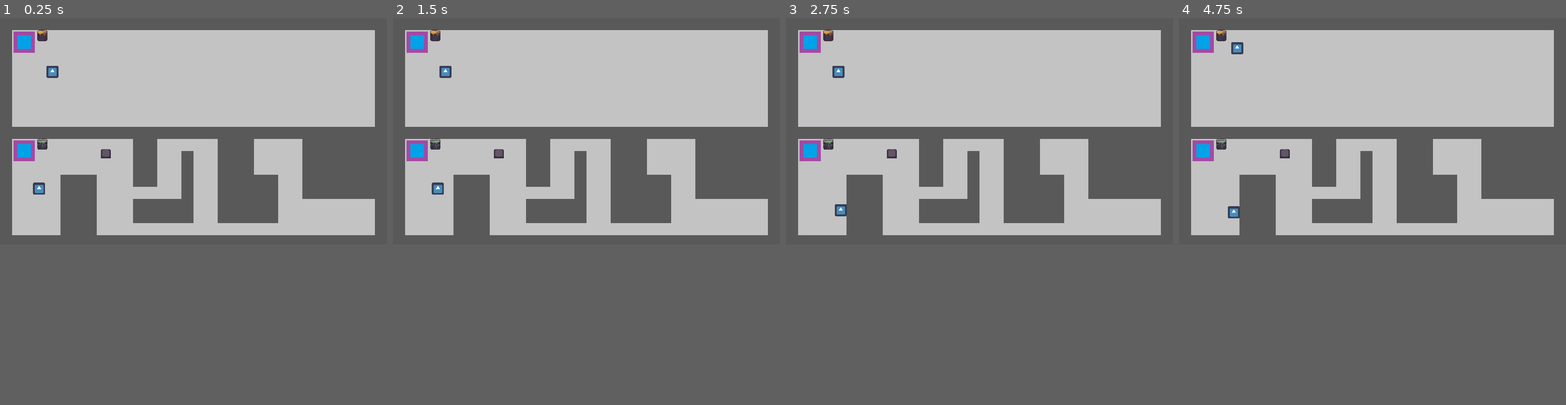
Above: before the commit, frames 1-4 (left to right).
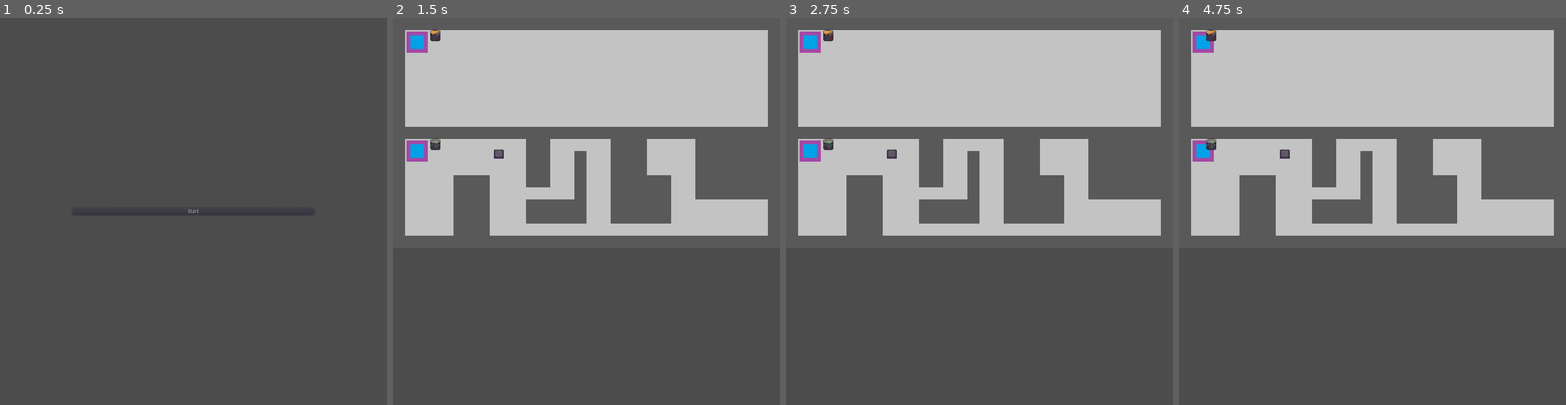
Above: after the commit, the same moments.

Repository: mio991/GMTK-2021
Game: Godot game, scene res://Main.tscn
The game is run twice, just before and just after one commit, with the same random seed, the same clock (stepped at 60 frames per second) and the same inputs. Before the commit the project starts from res://test.tscn. The engine's default icon, where the game draws it, is replaced by a stand-in: a white triangle on a blue panel in a dark square. Sound files missing from this copy of the repository are replaced by a short silence.
Inputs (mouse positions are in pixels of both pictures, inside the frame that each line leads up to):
- Up to frame 1 (0.25 s): no input
- Up to frame 2 (1.5 s): click (586, 130) at 0.5 s, where only the run after the commit has a clickable "Start"; tap Enter at 1.25 s; hold D (move_right) from 1.28 s (still down); tap F (interact) at 1.35 s
- Up to frame 3 (2.75 s): release D (move_right) at 2.03 s; hold S (move_down) from 2.03 s (still down); tap E (pickup) at 2.1 s
- Up to frame 4 (4.75 s): release S (move_down) at 2.78 s; hold D (move_right) 2.78-3.53 s; tap Tab (switch_character) at 2.85 s; hold W (move_up) 3.53-4.28 s; tap F (interact) at 3.6 s; hold A (move_left) from 4.28 s (still down); tap E (pickup) at 4.35 s
In our replay, the window is 800x468 before the commit and 800x800 after it. These sizes can differ from the game's own. Grey fills any space a smaller window leaves; there, only what the larger window draws over its background counts as a difference.

The runs differ from the first frame. In frame 1, 38% of the frame differs, in the area x 3-97%, y 3-57%; in frame 2, 0.5%; in frame 3, 0.5%; in frame 4, 0.7%.

Commit message:
added main menu / level loading and reloading

Diff:
--- /dev/null
+++ b/Assets/Characters.tres
@@ -0,0 +1,8 @@
+[gd_resource type="AtlasTexture" load_steps=2 format=2]
+
+[ext_resource path="res://Assets/Images/atlas.png" type="Texture" id=1]
+
+[resource]
+flags = 4
+atlas = ExtResource( 1 )
+region = Rect2( 10, 123, 190, 87 )
--- /dev/null
+++ b/LevelContainer.tscn
@@ -0,0 +1,21 @@
+[gd_scene load_steps=6 format=2]
+
+[ext_resource path="res://Scripts/LevelContainer.gd" type="Script" id=1]
+[ext_resource path="res://Assets/Audio/WORLD 1 in 150BPM.wav" type="AudioStream" id=2]
+[ext_resource path="res://Assets/Audio/WORLD 2 in 150bpm.wav" type="AudioStream" id=3]
+[ext_resource path="res://Prefabs/Character/Character.tscn" type="PackedScene" id=4]
+[ext_resource path="res://Prefabs/Character/CharacterSwitcher.tscn" type="PackedScene" id=5]
+
+[node name="Node2D" type="Node2D"]
+script = ExtResource( 1 )
+
+[node name="CharacterSwitcher" parent="." instance=ExtResource( 5 )]
+Character_1 = NodePath("Character1")
+Character_2 = NodePath("Character2")
+
+[node name="Character1" parent="CharacterSwitcher" instance=ExtResource( 4 )]
+type = "blue"
+character_music = ExtResource( 2 )
+
+[node name="Character2" parent="CharacterSwitcher" instance=ExtResource( 4 )]
+character_music = ExtResource( 3 )
--- a/test.tscn
+++ b/Levels/00.tscn
@@ -1,24 +1,21 @@
-[gd_scene load_steps=15 format=2]
+[gd_scene load_steps=13 format=2]
 
-[ext_resource path="res://Assets/Tiles/Floor.png" type="Texture" id=1]
-[ext_resource path="res://Assets/Tiles/Wall.png" type="Texture" id=2]
-[ext_resource path="res://Prefabs/Character/Character.tscn" type="PackedScene" id=3]
-[ext_resource path="res://Prefabs/Character/CharacterSwitcher.tscn" type="PackedScene" id=4]
+[ext_resource path="res://Scripts/Level.gd" type="Script" id=1]
+[ext_resource path="res://Assets/Tiles/Floor.png" type="Texture" id=2]
+[ext_resource path="res://Scripts/MovmentLinker.gd" type="Script" id=3]
+[ext_resource path="res://Assets/Tiles/Wall.png" type="Texture" id=4]
 [ext_resource path="res://Prefabs/Links/LinkerStation.tscn" type="PackedScene" id=5]
-[ext_resource path="res://Prefabs/Links/Linker.tscn" type="PackedScene" id=6]
-[ext_resource path="res://Prefabs/Items/Rock_Green.tscn" type="PackedScene" id=7]
-[ext_resource path="res://Scripts/MovmentLinker.gd" type="Script" id=8]
-[ext_resource path="res://Assets/Audio/WORLD 1 in 150BPM.wav" type="AudioStream" id=9]
-[ext_resource path="res://Assets/Audio/WORLD 2 in 150bpm.wav" type="AudioStream" id=10]
-[ext_resource path="res://Prefabs/Items/Rock_Yellow.tscn" type="PackedScene" id=11]
-[ext_resource path="res://Prefabs/Items/Preassure_Plate_Blue.tscn" type="PackedScene" id=12]
+[ext_resource path="res://Prefabs/Items/Rock_Yellow.tscn" type="PackedScene" id=6]
+[ext_resource path="res://Prefabs/Links/Linker.tscn" type="PackedScene" id=7]
+[ext_resource path="res://Prefabs/Items/Preassure_Plate_Blue.tscn" type="PackedScene" id=8]
+[ext_resource path="res://Prefabs/Items/Rock_Green.tscn" type="PackedScene" id=9]
 
 [sub_resource type="ConvexPolygonShape2D" id=1]
 points = PoolVector2Array( 0, 0, 32, 0, 32, 32, 0, 32 )
 
 [sub_resource type="TileSet" id=2]
 0/name = "Floor.png 0"
-0/texture = ExtResource( 1 )
+0/texture = ExtResource( 2 )
 0/tex_offset = Vector2( 0, 0 )
 0/modulate = Color( 1, 1, 1, 1 )
 0/region = Rect2( 0, 0, 32, 32 )
@@ -53,7 +50,14 @@
 } ]
 1/z_index = 0
 
+[sub_resource type="PhysicsMaterial" id=3]
+friction = 4.0
+rough = true
+
 [node name="Node2D" type="Node2D"]
+script = ExtResource( 1 )
+Spawn_1 = NodePath("Spawn1")
+Spawn_2 = NodePath("Spawn2")
 
 [node name="TileMap" type="TileMap" parent="."]
 tile_set = SubResource( 2 )
@@ -62,24 +66,12 @@
 format = 1
 tile_data = PoolIntArray( 0, 1, 0, 1, 1, 0, 2, 1, 0, 3, 1, 0, 4, 1, 0, 5, 1, 0, 6, 1, 0, 7, 1, 0, 8, 1, 0, 9, 1, 0, 10, …(8345 unchanged characters)…
 
-[node name="CharacterSwitcher" parent="." instance=ExtResource( 4 )]
-Character_1 = NodePath("Character1")
-Character_2 = NodePath("Character2")
-
-[node name="Character1" parent="CharacterSwitcher" instance=ExtResource( 3 )]
-position = Vector2( 103.412, 452.417 )
-character_music = ExtResource( 9 )
-
-[node name="Character2" parent="CharacterSwitcher" instance=ExtResource( 3 )]
-position = Vector2( 138.69, 142.476 )
-character_music = ExtResource( 10 )
-
-[node name="Linker" parent="." instance=ExtResource( 6 )]
+[node name="Linker" parent="." instance=ExtResource( 7 )]
 Connector1 = NodePath("Connector1")
 Connector2 = NodePath("Connector2")
 
 [node name="MovmentLinker" type="Node" parent="Linker"]
-script = ExtResource( 8 )
+script = ExtResource( 3 )
 
 [node name="PinJoint2D" type="PinJoint2D" parent="Linker/MovmentLinker"]
 node_a = NodePath("../../../Rock2")
@@ -95,13 +87,20 @@
 position = Vector2( 64, 352 )
 scale = Vector2( 2, 2 )
 
-[node name="Area2D" parent="." instance=ExtResource( 12 )]
+[node name="Area2D" parent="." instance=ExtResource( 8 )]
 position = Vector2( 280, 360 )
 
-[node name="Rock2" parent="." instance=ExtResource( 7 )]
+[node name="Rock2" parent="." instance=ExtResource( 9 )]
 position = Vector2( 112, 336 )
 
-[node name="Rock" parent="." instance=ExtResource( 11 )]
+[node name="Rock" parent="." instance=ExtResource( 6 )]
 position = Vector2( 112, 48 )
+physics_material_override = SubResource( 3 )
+
+[node name="Spawn1" type="Node2D" parent="."]
+position = Vector2( 128, 160 )
+
+[node name="Spawn2" type="Node2D" parent="."]
+position = Vector2( 120, 416 )
 
 [connection signal="link_or_unlink" from="Linker" to="Linker/MovmentLinker" method="_on_link_or_unlink"]
--- /dev/null
+++ b/Main.tscn
@@ -0,0 +1,28 @@
+[gd_scene load_steps=2 format=2]
+
+[ext_resource path="res://Scripts/Menu/Start.gd" type="Script" id=1]
+
+[node name="Control" type="Control"]
+anchor_right = 1.0
+anchor_bottom = 1.0
+__meta__ = {
+"_edit_use_anchors_": false
+}
+
+[node name="VBoxContainer" type="VBoxContainer" parent="."]
+margin_left = 192.0
+margin_right = 832.0
+margin_bottom = 1024.0
+alignment = 1
+__meta__ = {
+"_edit_use_anchors_": false
+}
+
+[node name="Start" type="Button" parent="VBoxContainer"]
+margin_top = 502.0
+margin_right = 640.0
+margin_bottom = 522.0
+text = "Start"
+script = ExtResource( 1 )
+
+[connection signal="pressed" from="VBoxContainer/Start" to="VBoxContainer/Start" method="_on_pressed"]
--- a/Prefabs/Character/Character.tscn
+++ b/Prefabs/Character/Character.tscn
@@ -1,8 +1,71 @@
-[gd_scene load_steps=7 format=2]
+[gd_scene load_steps=18 format=2]
 
-[ext_resource path="res://Assets/icon.png" type="Texture" id=1]
+[ext_resource path="res://Assets/Characters.tres" type="Texture" id=1]
 [ext_resource path="res://Scripts/Character/Character.gd" type="Script" id=2]
 [ext_resource path="res://Prefabs/Character/HandSlot.tscn" type="PackedScene" id=3]
+
+[sub_resource type="AtlasTexture" id=10]
+flags = 4
+atlas = ExtResource( 1 )
+region = Rect2( 10, 123, 38, 43 )
+
+[sub_resource type="AtlasTexture" id=11]
+flags = 4
+atlas = ExtResource( 1 )
+region = Rect2( 48, 123, 38, 43 )
+
+[sub_resource type="AtlasTexture" id=12]
+flags = 4
+atlas = ExtResource( 1 )
+region = Rect2( 86, 123, 38, 43 )
+
+[sub_resource type="AtlasTexture" id=13]
+flags = 4
+atlas = ExtResource( 1 )
+region = Rect2( 124, 123, 38, 43 )
+
+[sub_resource type="AtlasTexture" id=14]
+flags = 4
+atlas = ExtResource( 1 )
+region = Rect2( 162, 123, 38, 43 )
+
+[sub_resource type="AtlasTexture" id=15]
+flags = 4
+atlas = ExtResource( 1 )
+region = Rect2( 10, 166, 38, 43 )
+
+[sub_resource type="AtlasTexture" id=16]
+flags = 4
+atlas = ExtResource( 1 )
+region = Rect2( 48, 166, 38, 43 )
+
+[sub_resource type="AtlasTexture" id=17]
+flags = 4
+atlas = ExtResource( 1 )
+region = Rect2( 86, 166, 38, 43 )
+
+[sub_resource type="AtlasTexture" id=18]
+flags = 4
+atlas = ExtResource( 1 )
+region = Rect2( 124, 166, 38, 43 )
+
+[sub_resource type="AtlasTexture" id=19]
+flags = 4
+atlas = ExtResource( 1 )
+region = Rect2( 162, 166, 38, 43 )
+
+[sub_resource type="SpriteFrames" id=9]
+animations = [ {
+"frames": [ SubResource( 10 ), SubResource( 11 ), SubResource( 12 ), SubResource( 13 ), SubResource( 14 ) ],
+"loop": true,
+"name": "blue",
+"speed": 5.0
+}, {
+"frames": [ SubResource( 15 ), SubResource( 16 ), SubResource( 17 ), SubResource( 18 ), SubResource( 19 ) ],
+"loop": true,
+"name": "red",
+"speed": 5.0
+} ]
 
 [sub_resource type="CircleShape2D" id=1]
 radius = 15.0
@@ -53,10 +116,9 @@
 collision_layer = 41
 script = ExtResource( 2 )
 
-[node name="icon" type="Sprite" parent="."]
-scale = Vector2( 0.5, 0.5 )
-z_index = 2
-texture = ExtResource( 1 )
+[node name="CharacterSprite" type="AnimatedSprite" parent="."]
+frames = SubResource( 9 )
+animation = "blue"
 
 [node name="CollisionShape2D" type="CollisionShape2D" parent="."]
 visible = false
@@ -64,6 +126,7 @@
 
 [node name="AudioStreamPlayer" type="AudioStreamPlayer" parent="."]
 volume_db = -80.0
+bus = "Music"
 
 [node name="AnimationPlayer" type="AnimationPlayer" parent="."]
 anims/Fade_In = SubResource( 2 )
--- a/Prefabs/Items/Rock_Yellow.tscn
+++ b/Prefabs/Items/Rock_Yellow.tscn
@@ -3,8 +3,7 @@
 [ext_resource path="res://Assets/Images/rocks push.png" type="Texture" id=1]
 
 [sub_resource type="PhysicsMaterial" id=1]
-friction = 4.0
-rough = true
+bounce = 0.2
 
 [sub_resource type="AtlasTexture" id=2]
 flags = 4
--- a/Scripts/Character/Character.gd
+++ b/Scripts/Character/Character.gd
@@ -1,4 +1,7 @@
 extends KinematicBody2D
+
+export(String, "red", "blue") var type = "red"
+
 
 enum ViewDirection {
 	Unknow = 0,
@@ -36,6 +39,7 @@
 
 func _ready():
 	self.music_player.stream = self.character_music
+	$CharacterSprite.animation = type
 
 func _process(_delta):
 	var view_direction = ViewDirection.Unknow
@@ -56,6 +60,7 @@
 # Called every frame. 'delta' is the elapsed time since the previous frame.
 func _physics_process(delta):
 	if is_moving:
+		#self.move_and_slide(self.get_direction_vector() * self.max_speed * delta, Vector2(0,0), false, 4, 0.785398, false)
 		self.move_and_slide(self.get_direction_vector() * self.max_speed * delta)
 
 func start_charater_music(position:float):
--- a/Scripts/Globals.gd
+++ b/Scripts/Globals.gd
@@ -1,3 +1,3 @@
 extends Node
 
-var active_player:Node
+var active_player:Node = null
--- /dev/null
+++ b/Scripts/Level.gd
@@ -0,0 +1,10 @@
+extends Node
+
+class_name Level
+
+export(NodePath) var Spawn_1
+export(NodePath) var Spawn_2
+
+func spawn_characters(character1:Node2D, character2:Node2D):
+	character1.global_transform = get_node(Spawn_1).global_transform
+	character2.global_transform = get_node(Spawn_2).global_transform
--- /dev/null
+++ b/Scripts/LevelContainer.gd
@@ -0,0 +1,33 @@
+extends Node2D
+
+const Levels = [
+	preload("res://Levels/00.tscn"),
+	preload("res://Levels/00.tscn")
+]
+
+var currentLevel = -1
+var level:Level = null
+
+# Called when the node enters the scene tree for the first time.
+func _ready():
+	load_level()
+
+func load_level(idx:int = -1):
+	if self.level != null:
+		self.remove_child(self.level)
+
+	if idx >= 0:
+		currentLevel = idx
+	else:
+		currentLevel += 1
+
+	var scene:PackedScene = Levels[currentLevel]
+	self.level = scene.instance()
+	add_child(level)
+	level.spawn_characters($CharacterSwitcher/Character1, $CharacterSwitcher/Character2)
+
+	pass
+
+func _input(event):
+	if event.is_action_released("reload"):
+		load_level(self.currentLevel)
--- /dev/null
+++ b/Scripts/Menu/Start.gd
@@ -0,0 +1,4 @@
+extends Button
+
+func _on_pressed():
+	get_tree().change_scene("res://LevelContainer.tscn")
--- a/Scripts/MovmentLinker.gd
+++ b/Scripts/MovmentLinker.gd
@@ -1,14 +1,17 @@
 extends Node
 
 func _on_link_or_unlink(body_1, body_2):
-	print_debug(body_1, body_2)
 	for link in get_children():
-		if link is PinJoint2D and (
-			(link.node_a == body_1.get_path() and link.node_b == body_2.get_path()) or
-			(link.node_a == body_2.get_path() and link.node_b == body_1.get_path())
-			):
-				remove_child(link)
-				return
+		print_debug(link.node_a)
+		if link is PinJoint2D:
+			var node_a = link.get_node(link.node_a)
+			var node_b = link.get_node(link.node_b)
+			if(
+				(node_a == body_1 and node_b == body_2) or
+				(node_a == body_2 and node_b == body_1)
+				):
+					remove_child(link)
+					return
 	var link = PinJoint2D.new()
 	link.node_a = body_1.get_path()
 	link.node_b = body_2.get_path()
--- /dev/null
+++ b/default_bus_layout.tres
@@ -0,0 +1,14 @@
+[gd_resource type="AudioBusLayout" load_steps=2 format=2]
+
+[sub_resource type="AudioEffectReverb" id=1]
+resource_name = "Reverb"
+
+[resource]
+bus/1/name = "Music"
+bus/1/solo = false
+bus/1/mute = false
+bus/1/bypass_fx = false
+bus/1/volume_db = -20.3684
+bus/1/send = "Master"
+bus/1/effect/0/effect = SubResource( 1 )
+bus/1/effect/0/enabled = true
--- a/project.godot
+++ b/project.godot
@@ -8,10 +8,20 @@
 
 config_version=4
 
+_global_script_classes=[ {
+"base": "Node",
+"class": "Level",
+"language": "GDScript",
+"path": "res://Scripts/Level.gd"
+} ]
+_global_script_class_icons={
+"Level": ""
+}
+
 [application]
 
 config/name="GMTK-2021-godot"
-run/main_scene="res://test.tscn"
+run/main_scene="res://Main.tscn"
 config/icon="res://Assets/icon.png"
 
 [autoload]
@@ -20,6 +30,7 @@
 
 [display]
 
+window/size/height=1024
 window/stretch/mode="2d"
 window/stretch/aspect="keep"
 
@@ -88,6 +99,11 @@
 "events": [ Object(InputEventKey,"resource_local_to_scene":false,"resource_name":"","device":0,"alt":false,"shift":false,"control":false,"meta":false,"command":false,"pressed":false,"scancode":69,"unicode":0,"echo":false,"script":null)
  ]
 }
+reload={
+"deadzone": 0.5,
+"events": [ Object(InputEventKey,"resource_local_to_scene":false,"resource_name":"","device":0,"alt":false,"shift":false,"control":false,"meta":false,"command":false,"pressed":false,"scancode":82,"unicode":0,"echo":false,"script":null)
+ ]
+}
 
 [layer_names]
 
@@ -101,7 +117,6 @@
 [physics]
 
 common/enable_pause_aware_picking=true
-2d/default_gravity=0
 2d/default_gravity_vector=Vector2( 0, 0 )
 
 [rendering]
Binary file added: Assets/Images/atlas.png
Not shown, changed: Assets/Images/atlas.png.import
Not shown: 1 places in Levels/00.tscn that only renumber resources
Binary file removed: Prefabs/Links/rocks push.png
